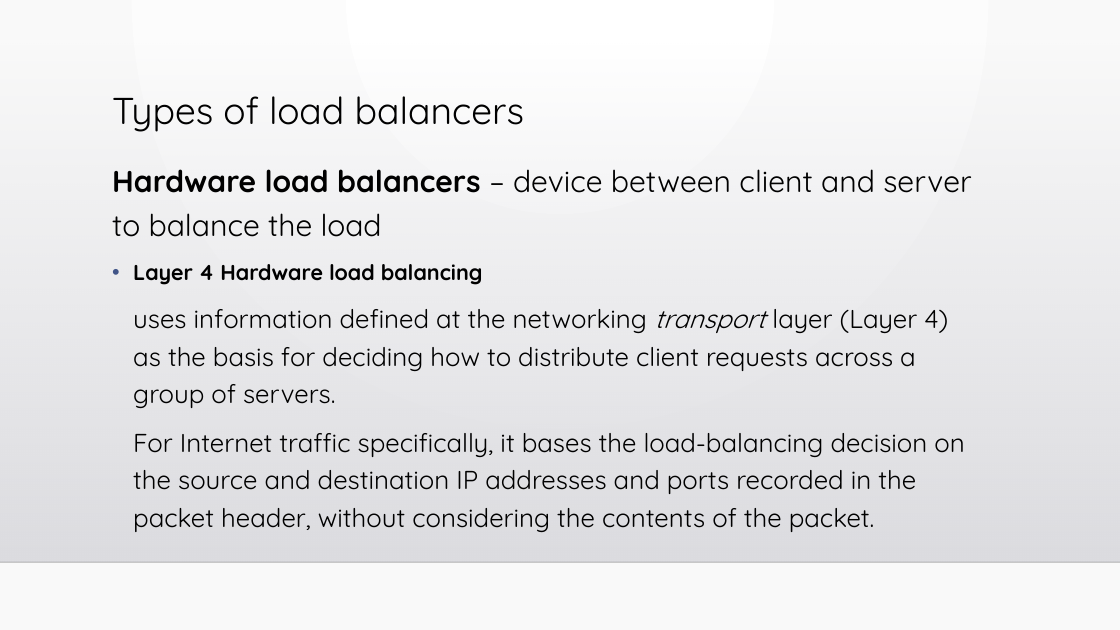
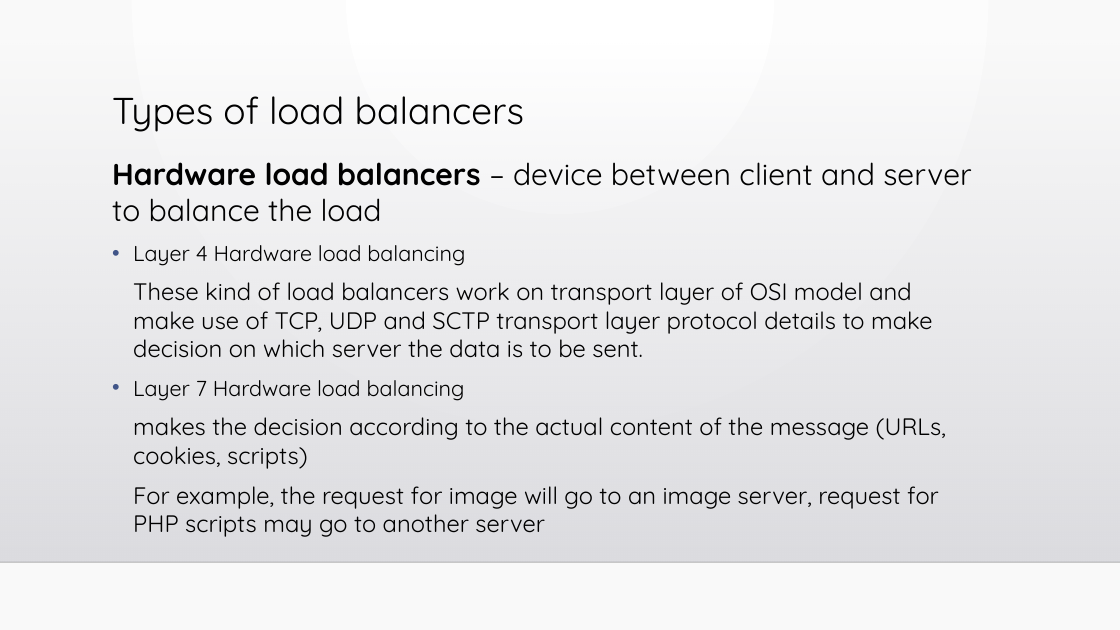
Before and after one commit to Shishir-Kul-012426401/DistributedSystems, a slide deck: slide 4 of Homework 9 - Distributed Applications/load_balancer.pptx (slide 3 before the commit). Drawn at 1120x630 pixels with LibreOffice and Linux fonts; fonts in the diff are those of the drawing; background and template pictures are left out. Boxes give left, top, right and bottom in pixels: in the first picture for what was removed or moved away, otherwise in the second. Text is boxed around its words. In the diff, an @@ line names an element or a change of style, - is before the commit and + after.

```diff
--- a/Homework 9 - Distributed Applications/load_balancer.pptx
+++ b/Homework 9 - Distributed Applications/load_balancer.pptx
@@ text at [112,162,971,266]: bold off in "Layer 4 Hardware load balancing"; line spacing 1.2 to 1 @@
@@ text at [133,282,946,537]: text changed; size 22.2 to 20.4 pt @@
-uses information defined at the networking transport layer (Layer 4) as the basis for deciding how to distribute client requests across a group of servers.
-For Internet traffic specifically, it bases the load-balancing decision on the source and destination IP addresses and ports recorded in the packet header, without considering the contents of the packet.
+These kind of load balancers work on transport layer of OSI model and make use of TCP, UDP and SCTP transport layer protocol details to make decision on which server the data is to be sent.
+• Layer 7 Hardware load balancing
+makes the decision according to the actual content of the message (URLs, cookies, scripts)
+For example, the request for image will go to an image server, request for PHP scripts may go to another server
```
Also in this commit, not shown: 4 other slides changed, 1 slide added, 8 slides removed.
